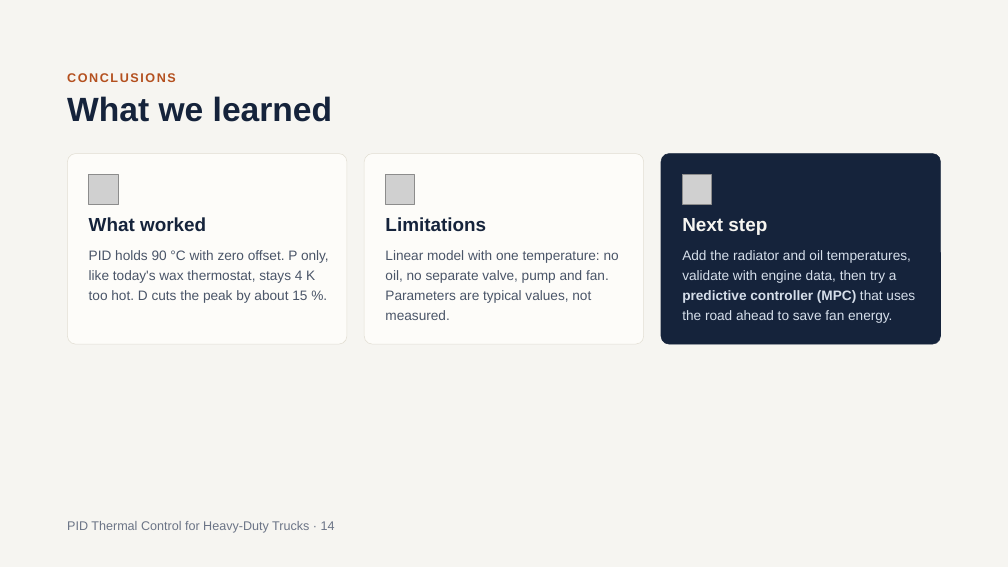
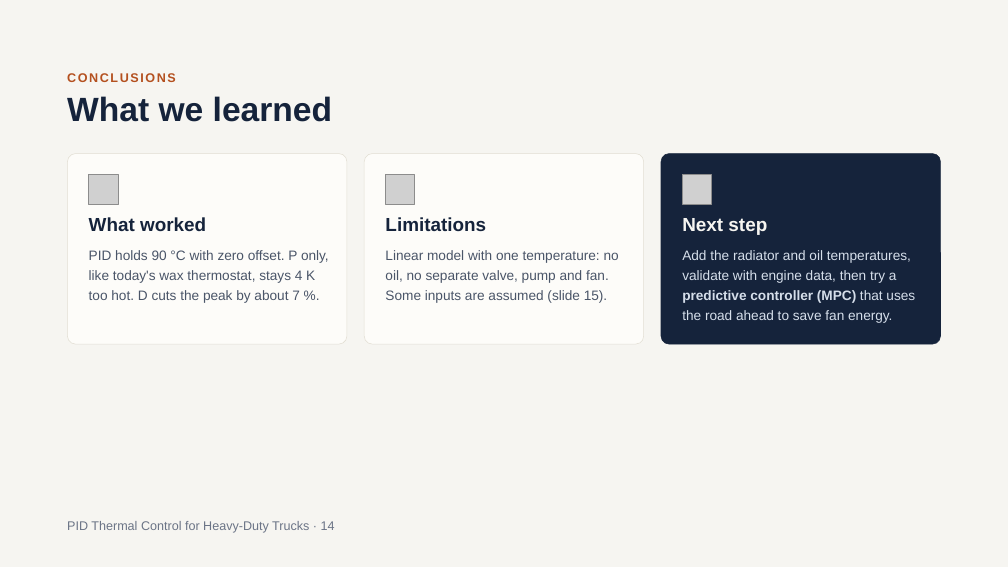
Before and after one commit to SushanthBibi/PID-Cooling-matlab, a slide deck: slide 14 of PID_Thermal_Control_for_Heavy-Duty_Trucks_v2.pptx. Drawn at 1008x567 pixels with LibreOffice and Linux fonts; fonts in the diff are those of the drawing; grey boxes stand for pictures. Boxes give left, top, right and bottom in pixels: in the first picture for what was removed or moved away, otherwise in the second. Text is boxed around its words. In the diff, an @@ line names an element or a change of style, - is before the commit and + after.

```diff
--- a/PID_Thermal_Control_for_Heavy-Duty_Trucks_v2.pptx
+++ b/PID_Thermal_Control_for_Heavy-Duty_Trucks_v2.pptx
@@ text at [89, 250, 329, 303]: text changed @@
-PID holds 90 °C with zero offset. P only, like today's wax thermostat, stays 4 K too hot. D cuts the peak by about 15 %.
+PID holds 90 °C with zero offset. P only, like today's wax thermostat, stays 4 K too hot. D cuts the peak by about 7 %.
@@ text at [385, 250, 619, 303]: text changed @@
-Linear model with one temperature: no oil, no separate valve, pump and fan. Parameters are typical values, not measured.
+Linear model with one temperature: no oil, no separate valve, pump and fan. Some inputs are assumed (slide 15).
```
Also in this commit, not shown: 7 other slides changed, 1 slide added.
